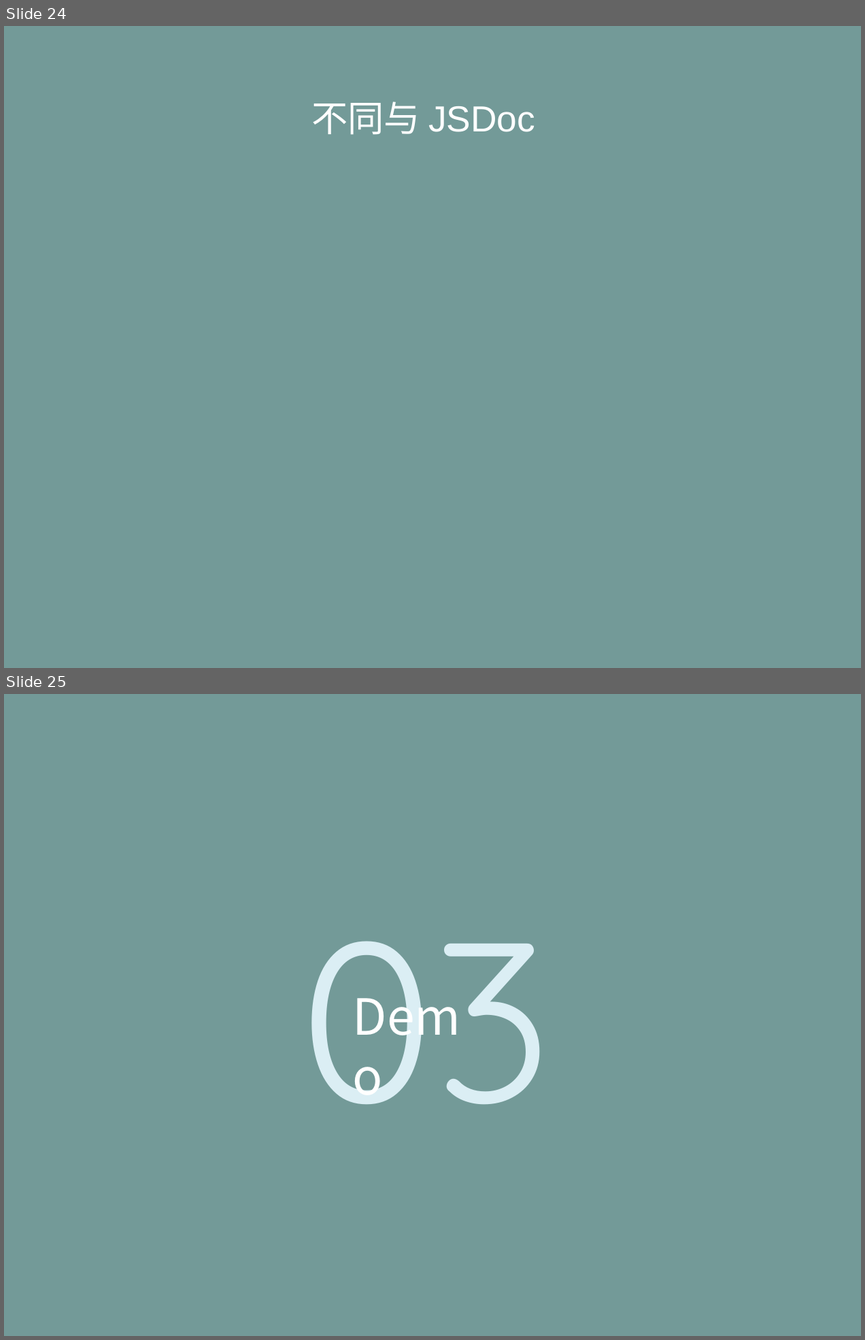
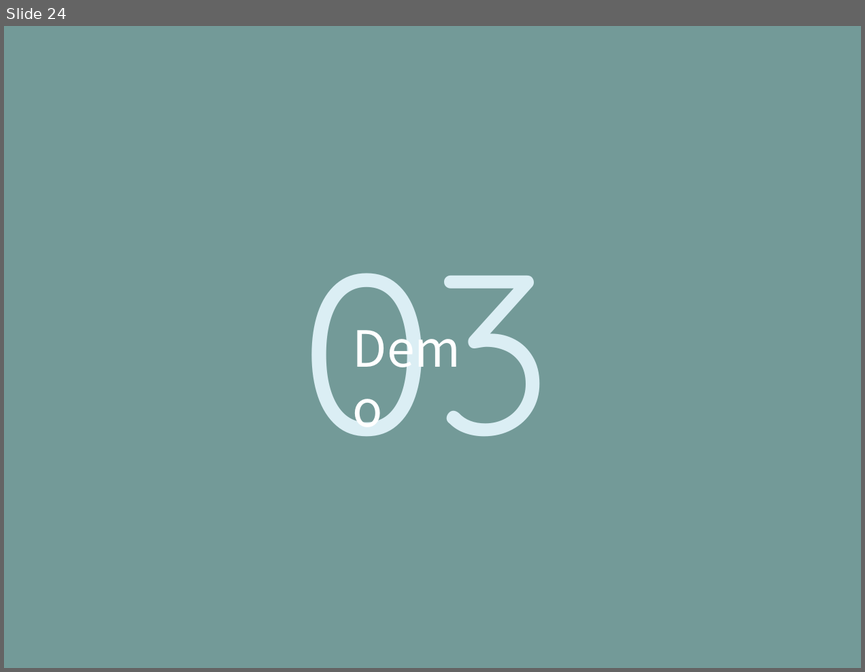
Before and after one commit to life0727/blog, a slide deck: ppt/typescript.pptx. Shown one above the other, each under a label of ours: slides 24 and 25 before the commit, slide 24 after it. The pictures are 865x1340 and 865x672 pixels, drawn with LibreOffice and Linux fonts; fonts in the diff are those of the drawing. Boxes give left, top, right and bottom in pixels: in the first picture for what was removed or moved away, otherwise in the second. Text is boxed around its words. In the diff, an @@ line names an element or a change of style, - is before the commit and + after.

```diff
--- a/ppt/typescript.pptx
+++ b/ppt/typescript.pptx
@@ slide 24 removed at box(4, 26, 861, 668), background #739A98 @@
@@ text removed at box(311, 101, 535, 135) @@
-不同与 JSDoc
@@ what was slide 25 is now slide 24 @@
```
Also in this commit, not shown: 1 slide changed, 1 other file.
